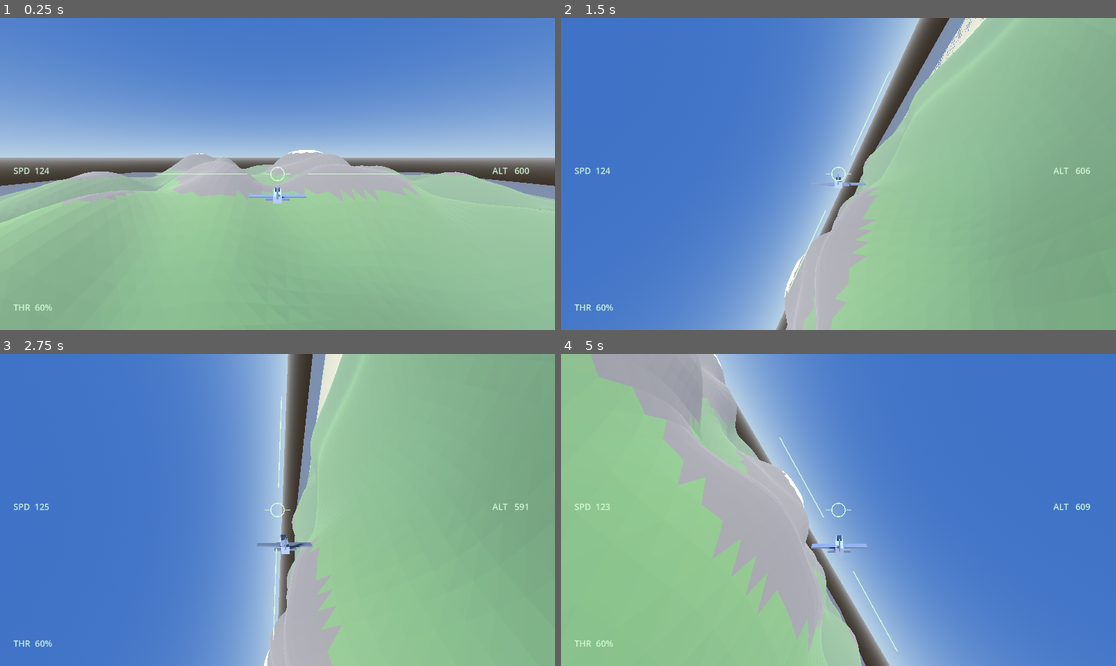
Above: before the commit, frames 1-4 (two rows, left to right).
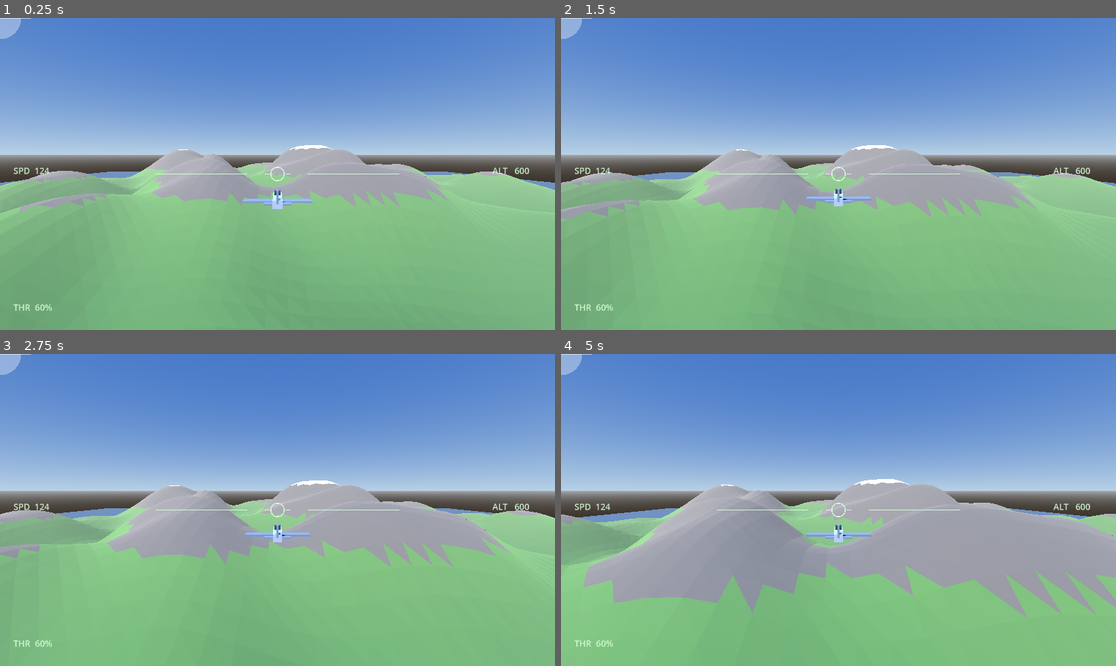
Above: after the commit, the same moments.

Repository: KulkulZa1/Flying_test
Game: Godot game, scene res://scenes/main.tscn
Same seed, same stepped clock (60 frames per second), same inputs: the game is played once before the commit and once after it.
Inputs (mouse positions are in pixels of both pictures, inside the frame that each line leads up to):
- Up to frame 1 (0.25 s): no input
- Up to frame 2 (1.5 s): tap Enter at 0.5 s; move the mouse to (960, 158) at 0.52 s; hold D 0.53-1.25 s; click (960, 158) at 0.67 s; tap Space at 0.77 s; drag from (727, 189) to (810, 236) at 1.27 s
- Up to frame 3 (2.75 s): move the mouse to (333, 441) at 2.02 s; hold D from 2.03 s (still down); click (333, 441) at 2.17 s
- Up to frame 4 (5 s): release D at 2.75 s; drag from (810, 572) to (672, 463) at 2.77 s; move the mouse to (1005, 556) at 3.52 s; hold A 3.53-4.25 s; click (1005, 556) at 3.67 s; tap Space at 3.77 s; drag from (672, 463) to (755, 432) at 4.27 s

The runs differ from the first frame. In frame 1, 13% of the frame differs, in the area x 0-100%, y 0-100%; in frame 2, 77%; in frame 3, 80%; in frame 4, 81%.

Commit message:
Polish the first-flight experience
Fog at 0.0004 density measured 96 percent opacity at the far plane and
blended the sky to grey; at 0.0001 with fog_sky_affect off, distance
reads as haze rather than soup. The map corners were 22 percent of the
land mesh sitting at exactly y=0, coplanar with the sea plane and
coloured sand, which flickered as a beige sheet exactly where the world
boundary holds the player - the sea now sits half a metre lower and
near-zero ground is coloured as shallows.

Field of view constants are vertical in Godot's default keep-height
mode, so 70 to 85 was really 102 to 117 degrees horizontal; 60 to 75
keeps the speed sensation with far less edge stretch.

Enables touch emulation from mouse, without which FORCE_TOUCH_UI draws
the touch layout but delivers no touch events to drive it.

Removes two lines in _restart that re-set a throttle and speed the
model's own initialisers had already set, duplicating the start-speed
formula. Corrects two test assertions that bounded speed at MAX_SPEED
plus one, contradicting the dive ceiling the suite tests elsewhere.

Co-Authored-By: Claude Sonnet 5 <noreply@anthropic.com>

Diff:
--- a/project.godot
+++ b/project.godot
@@ -4,5 +4,9 @@
 config/name="Flying"
 run/main_scene="res://scenes/main.tscn"
 
+[input_devices]
+
+pointing/emulate_touch_from_mouse=true
+
 [physics]
 common/physics_ticks_per_second=60
--- a/scripts/config.gd
+++ b/scripts/config.gd
@@ -38,8 +38,8 @@
 const CAM_HEIGHT := 6.0
 const CAM_LAG := 0.12               # seconds
 const CAM_LOOK_AHEAD := 40.0        # m ahead of the nose
-const CAM_FOV_MIN := 70.0
-const CAM_FOV_MAX := 85.0
+const CAM_FOV_MIN := 60.0           # vertical; about 91 degrees horizontal at 16:9
+const CAM_FOV_MAX := 75.0           # vertical; about 107 degrees horizontal at 16:9
 
 # --- Start state ---
 const START_ALTITUDE := 600.0
--- a/scripts/game.gd
+++ b/scripts/game.gd
@@ -58,15 +58,14 @@
 	environment.sky = sky
 	environment.ambient_light_source = Environment.AMBIENT_SOURCE_SKY
 	environment.fog_enabled = true
-	environment.fog_density = 0.0004
+	environment.fog_density = 0.0001
+	environment.fog_sky_affect = 0.0
 	var world_environment := WorldEnvironment.new()
 	world_environment.environment = environment
 	add_child(world_environment)
 
 func _restart() -> void:
 	aircraft.reset(spawn_point(terrain))
-	aircraft.model.throttle = Config.START_THROTTLE
-	aircraft.model.speed = lerpf(Config.MIN_SPEED, Config.MAX_SPEED, Config.START_THROTTLE)
 	camera.snap_to_target()
 	_centre_pointer()
 
--- a/scripts/terrain.gd
+++ b/scripts/terrain.gd
@@ -62,6 +62,8 @@
 		st.add_vertex(v)
 
 func _color_for_height(h: float) -> Color:
+	if h < 1.0:
+		return Color(0.10, 0.24, 0.40)              # shallows, matching the sea plane
 	var t := h / Config.TERRAIN_MAX_HEIGHT
 	if t < 0.05:
 		return Color(0.76, 0.70, 0.50)              # sand
@@ -81,4 +83,5 @@
 	plane.material = material
 	var instance := MeshInstance3D.new()
 	instance.mesh = plane
+	instance.position.y = -0.5
 	return instance
--- a/tests/test_flight_model.gd
+++ b/tests/test_flight_model.gd
@@ -250,7 +250,7 @@
 		fm.step(cmd, 1.0 / 60.0)
 	check(fm.position.is_finite(), "position stays finite")
 	check(absf(fm.basis.determinant() - 1.0) < 1e-4, "basis stays finite")
-	check(fm.speed >= 0.0 and fm.speed <= Config.MAX_SPEED + 1.0, "speed stays in band")
+	check(fm.speed >= 0.0 and fm.speed <= Config.MAX_SPEED + Config.GRAVITY / Config.ENGINE_RESPONSE + 1.0, "speed stays in band")
 
 func test_idle_throttle_settles_into_a_glide() -> void:
 	var fm := FlightModel.new()
@@ -261,7 +261,7 @@
 		cmd.aim_dir = fm.forward()
 		fm.step(cmd, 1.0 / 60.0)
 	check(fm.position.y < 0.0, "idle throttle descends rather than holding altitude")
-	check(fm.speed > 0.0 and fm.speed <= Config.MAX_SPEED + 1.0, "glide speed stays in band")
+	check(fm.speed > 0.0 and fm.speed <= Config.MAX_SPEED + Config.GRAVITY / Config.ENGINE_RESPONSE + 1.0, "glide speed stays in band")
 	check(fm.basis.is_finite(), "a long glide does not corrupt the basis")
 
 func test_level_flight_holds_altitude() -> void:
